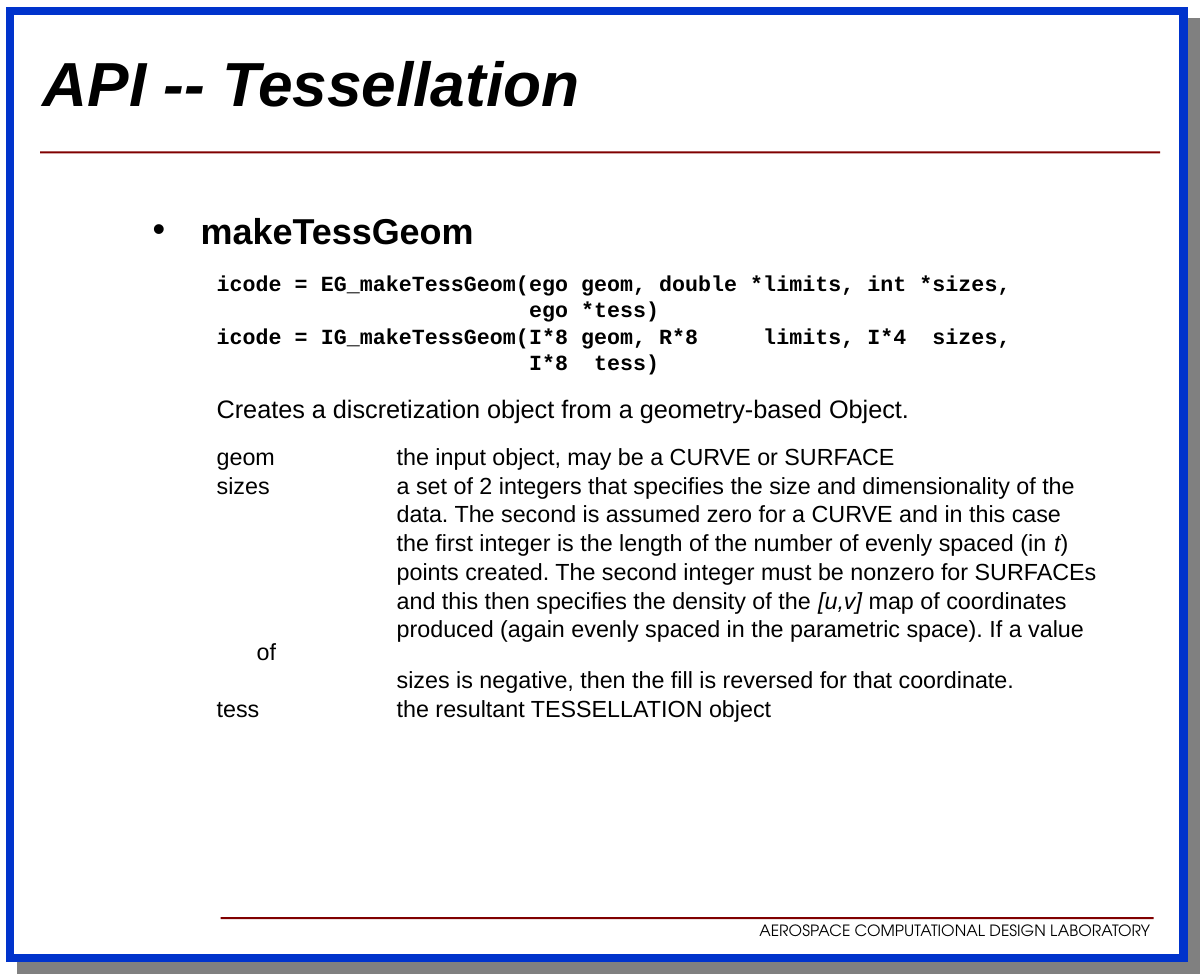
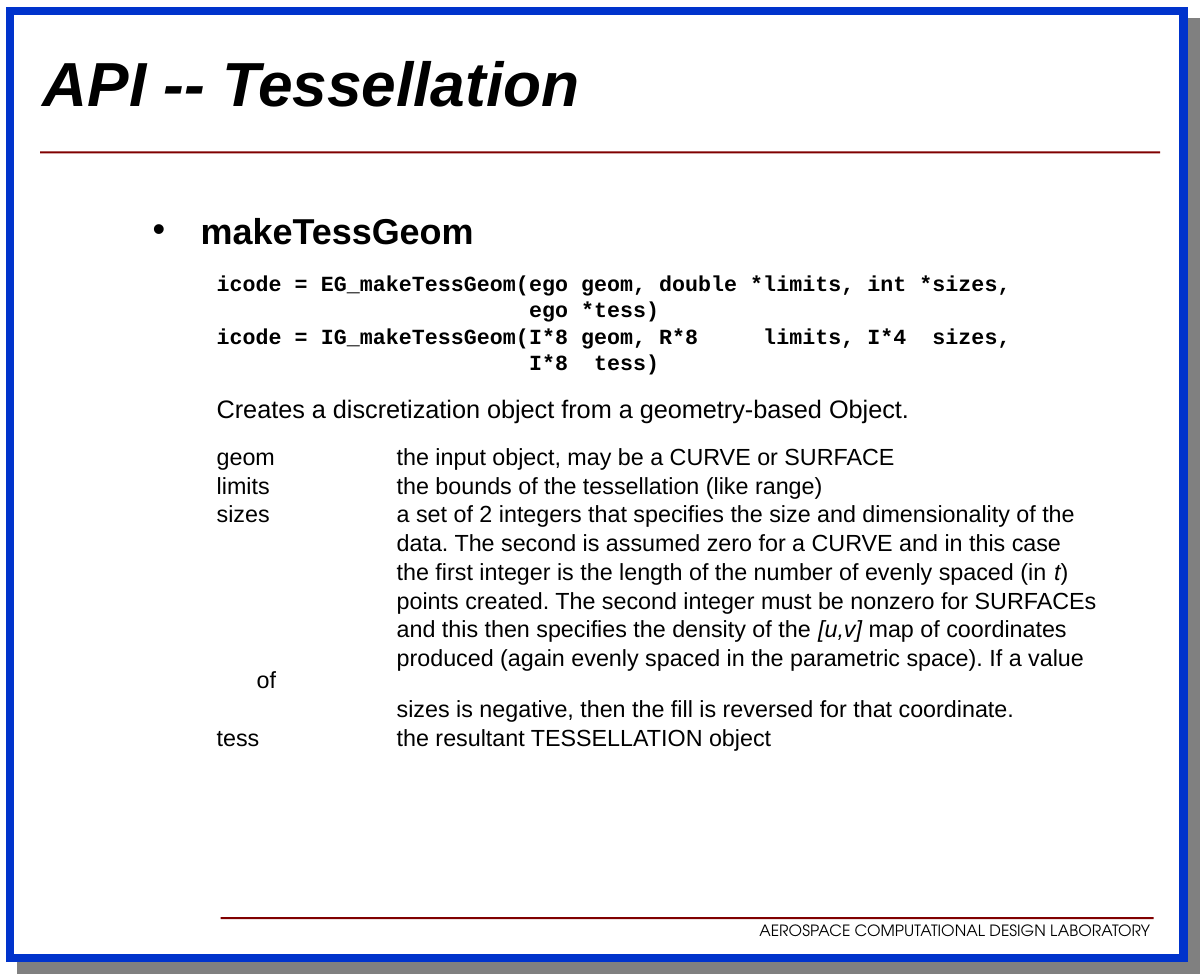
Before and after one commit to OpenMDAO/EGADS, a slide deck: slide 57 of docs/egads.ppt. Drawn at 1204x980 pixels with LibreOffice and Linux fonts; fonts in the diff are those of the drawing; background and template pictures are left out. Boxes give left, top, right and bottom in pixels: in the first picture for what was removed or moved away, otherwise in the second. Text is boxed around its words. In the diff, an @@ line names an element or a change of style, - is before the commit and + after.

```diff
--- a/docs/egads.ppt
+++ b/docs/egads.ppt
@@ text at <box>397,477,822,499</box>: paragraph added @@
+  limits the bounds of the tessellation (like range)
```
Also in this commit, not shown: 7 other slides changed, 2 slides added, 18 other files.
